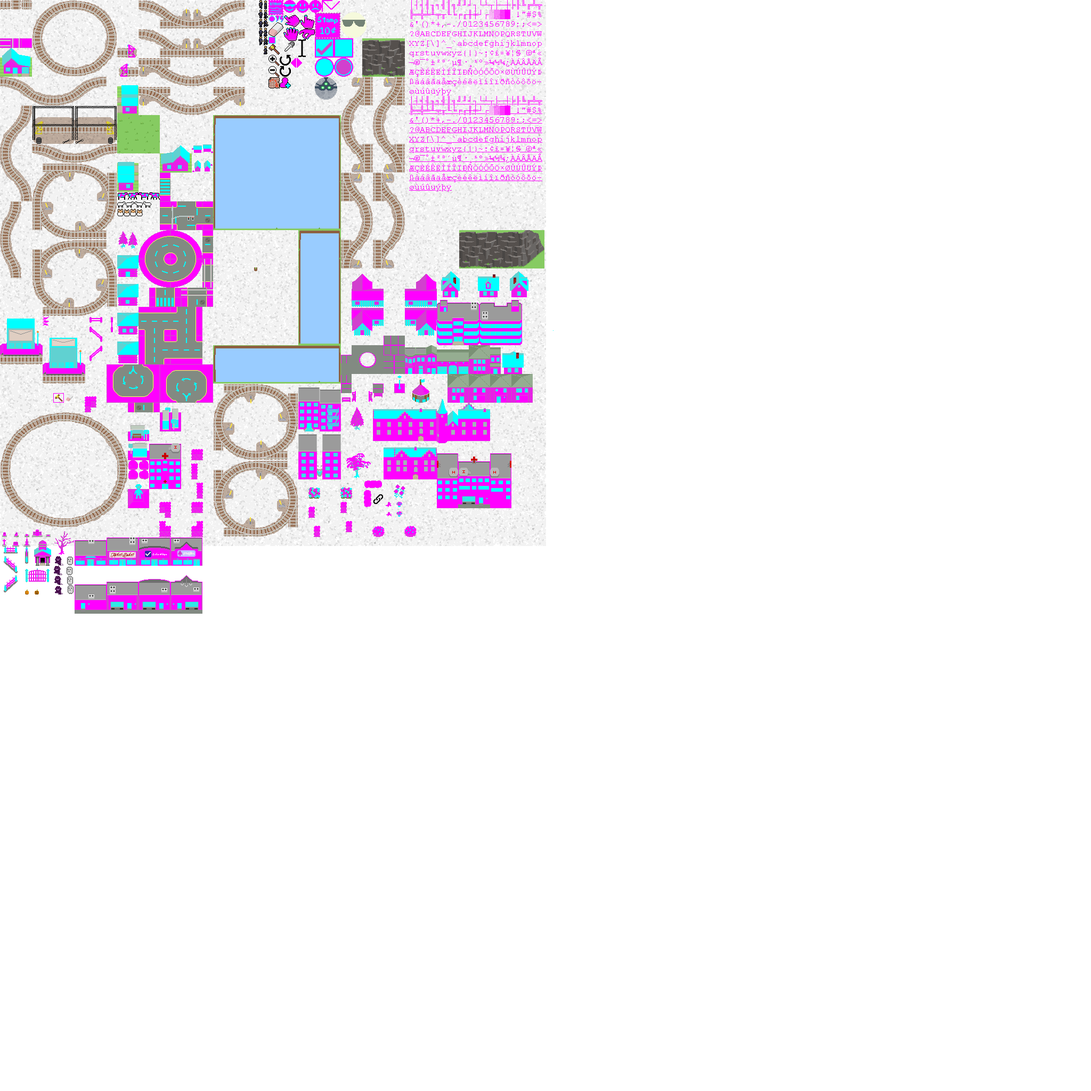
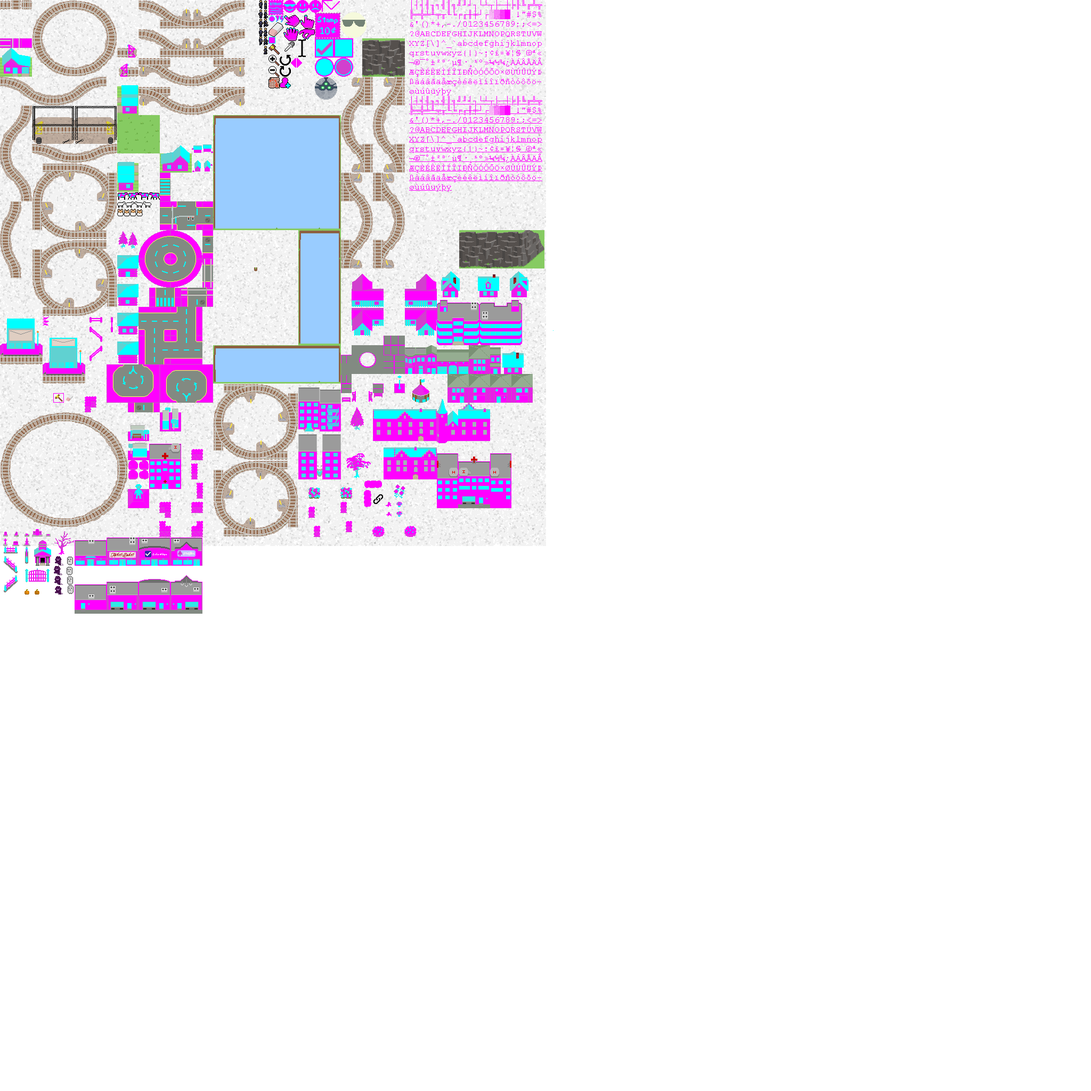
Layer changes from the first 1091px x 1091px image to the second:
painted on "Pasted Layer #3" over [2, 529, 51, 595]
